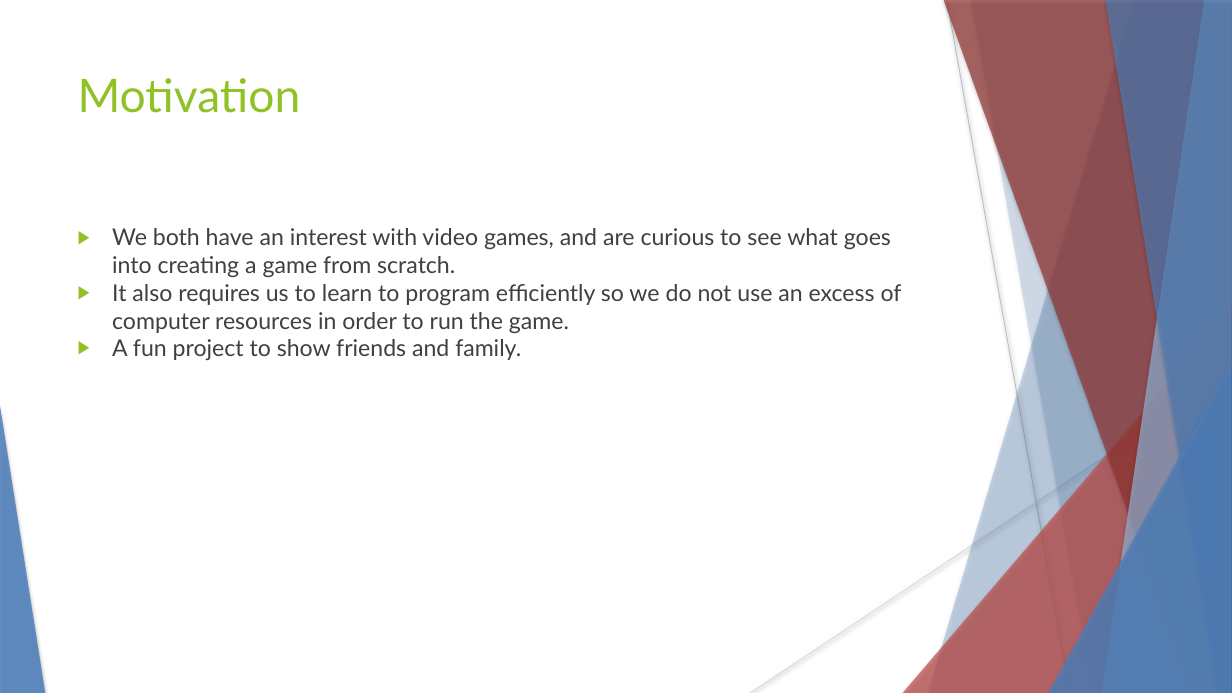
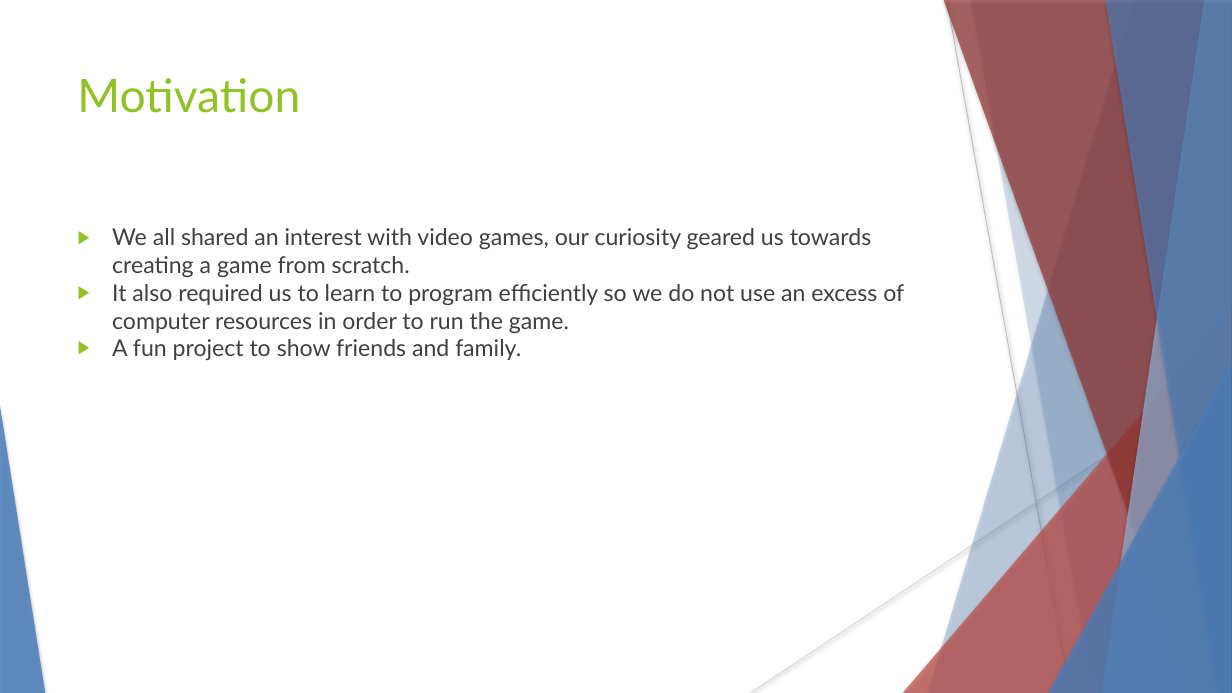
Before and after one commit to hanselrd/bubble-warrior-adventures, a slide deck: slide 3 of docs/presentation.pptx. Drawn at 1232x693 pixels with LibreOffice and Linux fonts; fonts in the diff are those of the drawing. Boxes give left, top, right and bottom in pixels: in the first picture for what was removed or moved away, otherwise in the second. Text is boxed around its words. In the diff, an @@ line names an element or a change of style, - is before the commit and + after.

Commit message:
Updated pptx

```diff
--- a/docs/presentation.pptx
+++ b/docs/presentation.pptx
@@ text at box(112, 228, 904, 333): text changed @@
-▶ We both have an interest with video games, and are curious to see what goes into creating a game from scratch.
-▶ It also requires us to learn to program efficiently so we do not use an excess of computer resources in order to run the game.
+▶ We all shared an interest with video games, our curiosity geared us towards creating a game from scratch.
+▶ It also required us to learn to program efficiently so we do not use an excess of computer resources in order to run the game.
```
Also in this commit, not shown: 4 other slides changed, 3 slides added, 2 slides removed.
